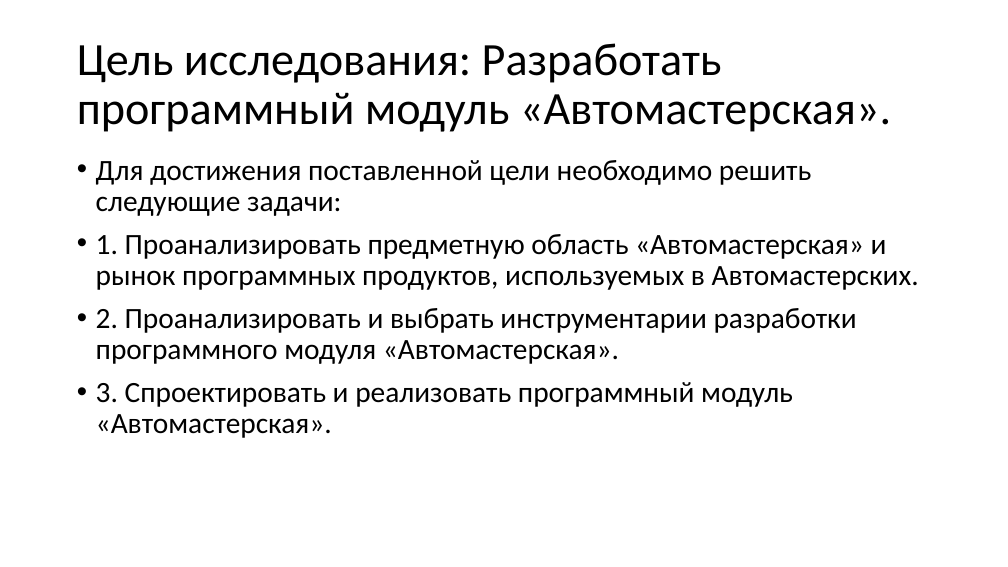
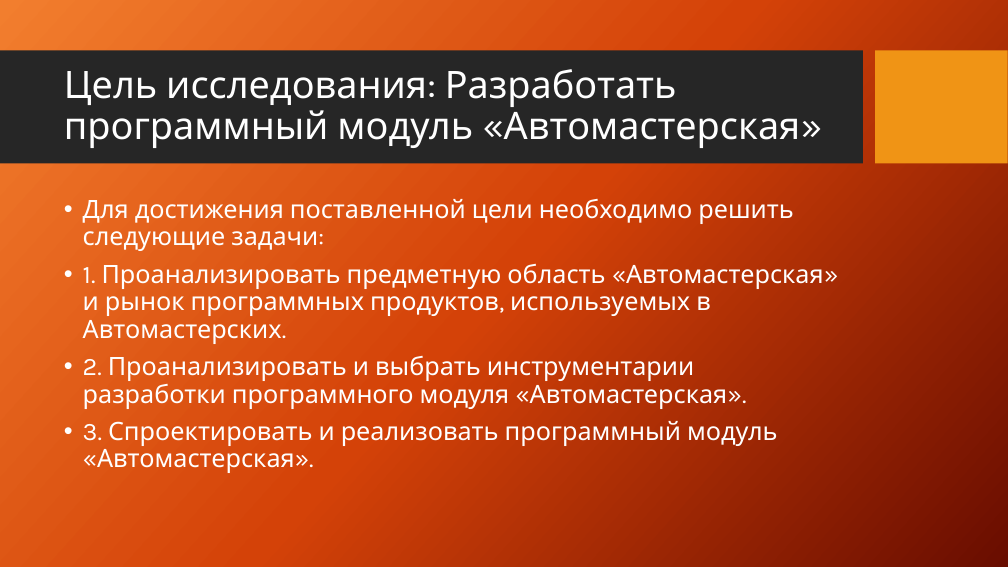
Before and after one commit to takemehome22/kursa4, a slide deck: slide 2 of Автомастерская.pptx. Drawn at 1008x567 pixels with LibreOffice and Linux fonts; fonts in the diff are those of the drawing; background and template pictures are left out. Boxes give left, top, right and bottom in pixels: in the first picture for what was removed or moved away, otherwise in the second. Text is boxed around its words. In the diff, an @@ line names an element or a change of style, - is before the commit and + after.

```diff
--- a/Автомастерская.pptx
+++ b/Автомастерская.pptx
@@ background #FFFFFF to picture (left out) @@
@@ rectangle added at [0,51,863,164], fill #262626 @@
@@ rectangle added at [876,51,1008,164], fill #F09415 @@
@@ title at [64,69,801,148]: text changed; size 44 to 36 pt; font Calibri to Karla; text colour #000000 to #FFFFFF @@
-Цель исследования: Разработать программный модуль «Автомастерская».
+Цель исследования: Разработать программный модуль «Автомастерская»
@@ text "Для достижения поставленной цели необходимо ...": place and size @@
-text "Для достижения поставленной цели необходимо ..." at [96,160,919,438]
+text "Для достижения поставленной цели необходимо ..." at [83,199,824,473]
@@ text "Для достижения поставленной цели необходимо ..." at [83,199,824,473]: size 28 to 24 pt, font Calibri to Karla, text colour #000000 to #FFFFFF @@
```
Also in this commit, not shown: 1 other slide changed, 2 slides added, 1 slide removed, 1 other file.
